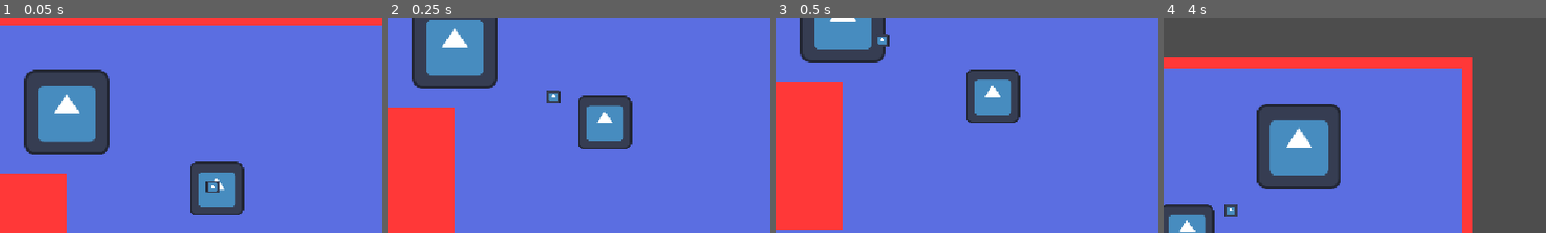
Above: before the commit, frames 1-4 (left to right).
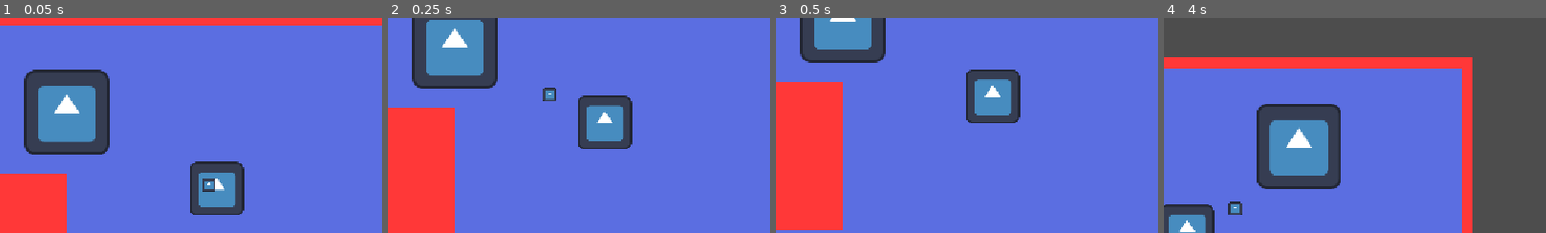
Above: after the commit, the same moments.

Repository: icarus-child/ASJ2026
Game: Godot game, scene res://main.tscn
Same seed, same stepped clock (60 frames per second), same inputs: the game is played once before the commit and once after it. The engine's default icon, where the game draws it, is replaced by a stand-in: a white triangle on a blue panel in a dark square.
Inputs:
- Up to frame 1 (0.05 s): no input
- Up to frame 2 (0.25 s): no input
- Up to frame 3 (0.5 s): no input
- Up to frame 4 (4 s): hold D (move_right) 0.53-1.28 s; hold Space (parry) 0.53-1.28 s; hold S (move_down) 1.28-2.03 s; tap Space (parry) at 1.35, 2.85 s; hold D (move_right) 2.03-2.78 s; hold Space (parry) 2.03-2.78 s; hold W (move_up) 2.78-3.53 s; hold A (move_left) from 3.53 s (still down); hold Space (parry) from 3.53 s (still down)
The pictures show only the part of the screen within x 41-91%, y 21-71%; the shares and areas given below are measured in that part.

The runs differ from the first frame. In frame 1, 0.2% of the frame differs, in the area x 53-58%, y 74-82%; in frame 2, 0.3%, in the area x 40-46%, y 32-40%; in frame 3, 0.2%; in frame 4, 0.3%.

Commit message:
Fixes for physics interpolation, but leave it off for now

Diff:
--- a/enemies/test_enemy.gd
+++ b/enemies/test_enemy.gd
@@ -34,7 +34,7 @@
 	)
 
 
-func _process(_delta: float) -> void:
+func _physics_process(_delta: float) -> void:
 	var distance_to_player := _get_distance_to_player()
 	if can_attack and distance_to_player <= max_attack_range:
 		_calculate_optimal_attack(distance_to_player).attack_action.call(player)
@@ -60,6 +60,6 @@
 
 func _shoot_projectile(target: Node2D) -> void:
 	var projectile := test_projectile.instantiate() as Projectile
-	add_sibling(projectile)
 	projectile.position = position
 	projectile.linear_velocity = position.direction_to(target.position) * projectile.speed
+	add_sibling(projectile)
--- a/main.tscn
+++ b/main.tscn
@@ -42,6 +42,7 @@
 distance = 200.0
 
 [node name="Camera2D" type="Camera2D" parent="Player/CameraTarget" unique_id=1787109863]
+process_callback = 0
 position_smoothing_enabled = true
 
 [node name="TestEnemy" parent="." unique_id=575713072 instance=ExtResource("3_h2yge")]
--- a/player_camera_target.gd
+++ b/player_camera_target.gd
@@ -2,5 +2,5 @@
 
 @export var distance: float
 
-func _process(_delta: float) -> void:
+func _physics_process(_delta: float) -> void:
 	position = (get_parent() as Player).facing * distance
